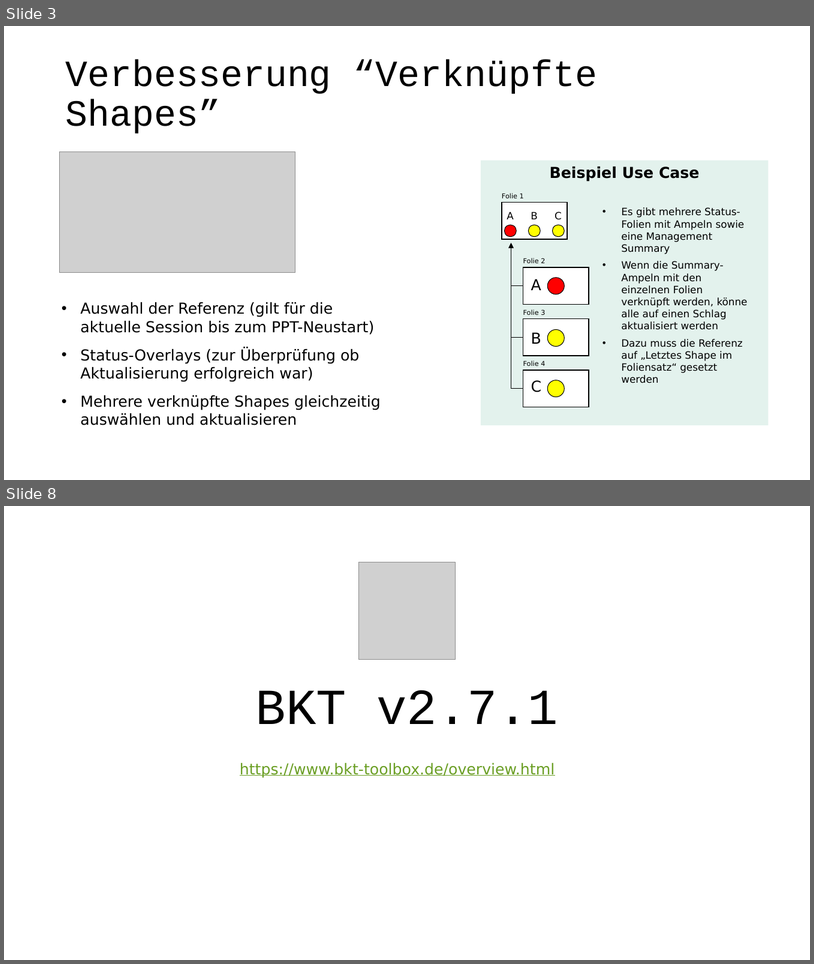
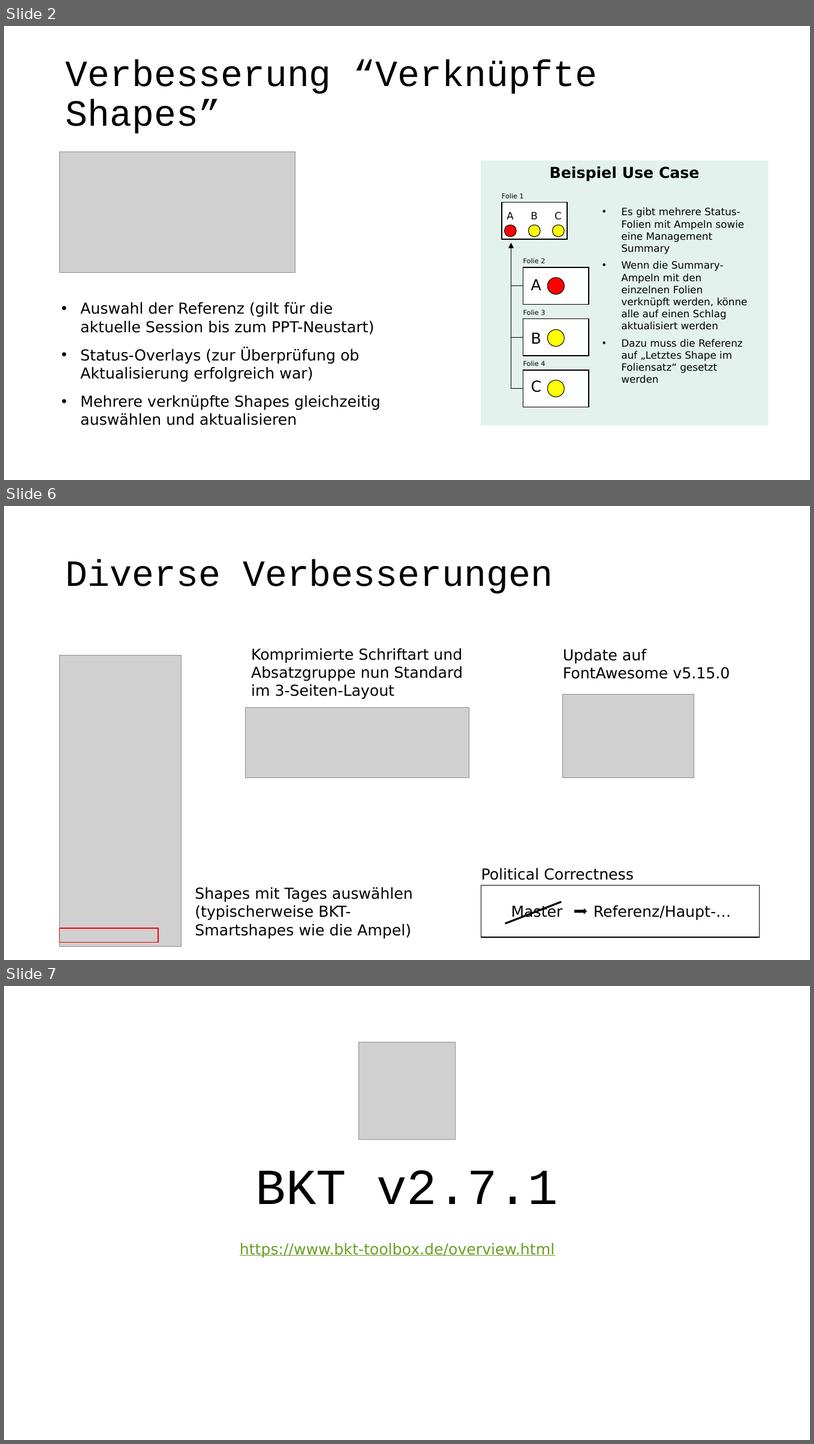
Before and after one commit to pyro-team/bkt-toolbox, a slide deck: documentation/Changelog.pptx. Shown one above the other, each under a label of ours: slides 3 and 8 before the commit, slides 2, 6 and 7 after it; the slides between them are not shown. The pictures are 814x964 and 814x1444 pixels, drawn with LibreOffice and Linux fonts; fonts in the diff are those of the drawing; grey boxes stand for pictures. Boxes give left, top, right and bottom in pixels: in the first picture for what was removed or moved away, otherwise in the second. Text is boxed around its words. In the diff, an @@ line names an element or a change of style, - is before the commit and + after.

```diff
--- a/documentation/Changelog.pptx
+++ b/documentation/Changelog.pptx
@@ slide 6 added at (4, 506, 810, 960), background #FFFFFF @@
@@ title added at (65, 559, 553, 594), 44 pt, text #000000 @@
+Diverse Verbesserungen
@@ text added at (251, 648, 463, 699), 18 pt, text #000000 @@
+Komprimierte Schriftart und Absatzgruppe nun Standard im 3-Seiten-Layout
@@ text added at (563, 649, 730, 679), 18 pt, text #000000 @@
+Update auf FontAwesome v5.15.0
@@ picture added at (60, 655, 182, 946) @@
@@ picture added at (563, 694, 694, 777) @@
@@ picture added at (245, 708, 469, 778) @@
@@ text added at (482, 868, 634, 880), 18 pt, text #000000 @@
+Political Correctness
@@ text added at (195, 887, 413, 939), 18 pt, text #000000 @@
+Shapes mit Tages auswählen (typischerweise BKT-Smartshapes wie die Ampel)
@@ rectangle added at (482, 885, 759, 937), fill #FFFFFF, outline #000000 1 pt @@
@@ line added from (506, 924) to (562, 901), #000000 2.25 pt @@
@@ text added at (512, 904, 563, 920), 18 pt, text #000000 @@
+Master
@@ right arrow added at (575, 907, 588, 914), fill #000000 @@
@@ text added at (594, 905, 732, 920), 18 pt, text #000000 @@
+Referenz/Haupt-…
@@ rectangle added at (60, 928, 159, 942), outline #FF0000 1 pt @@
@@ what was slide 3 is now slide 2 @@
@@ what was slide 8 is now slide 7 @@
```
Also in this commit, not shown: 3 slides changed, 2 slides removed, 1 other file.
